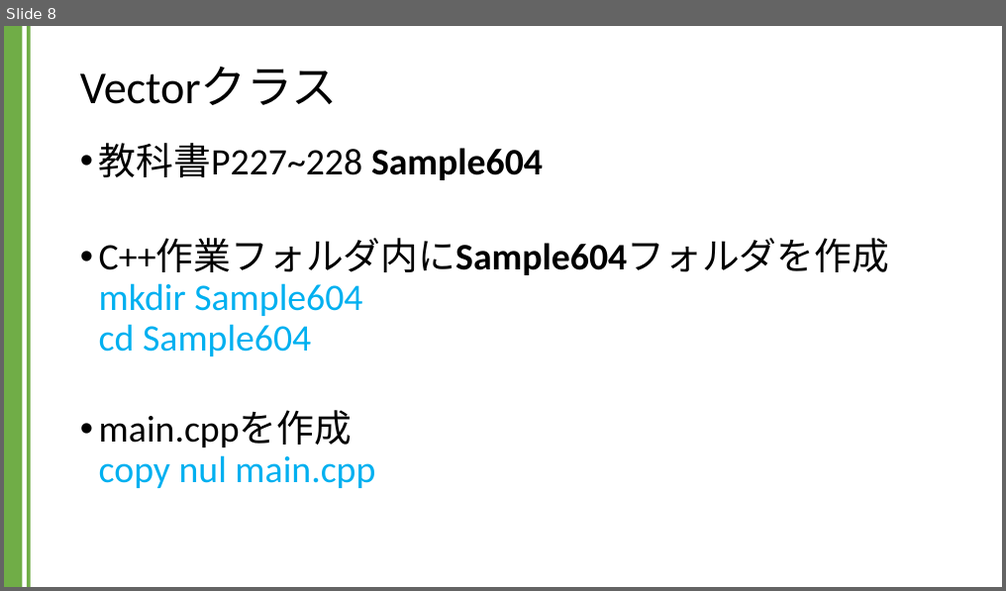
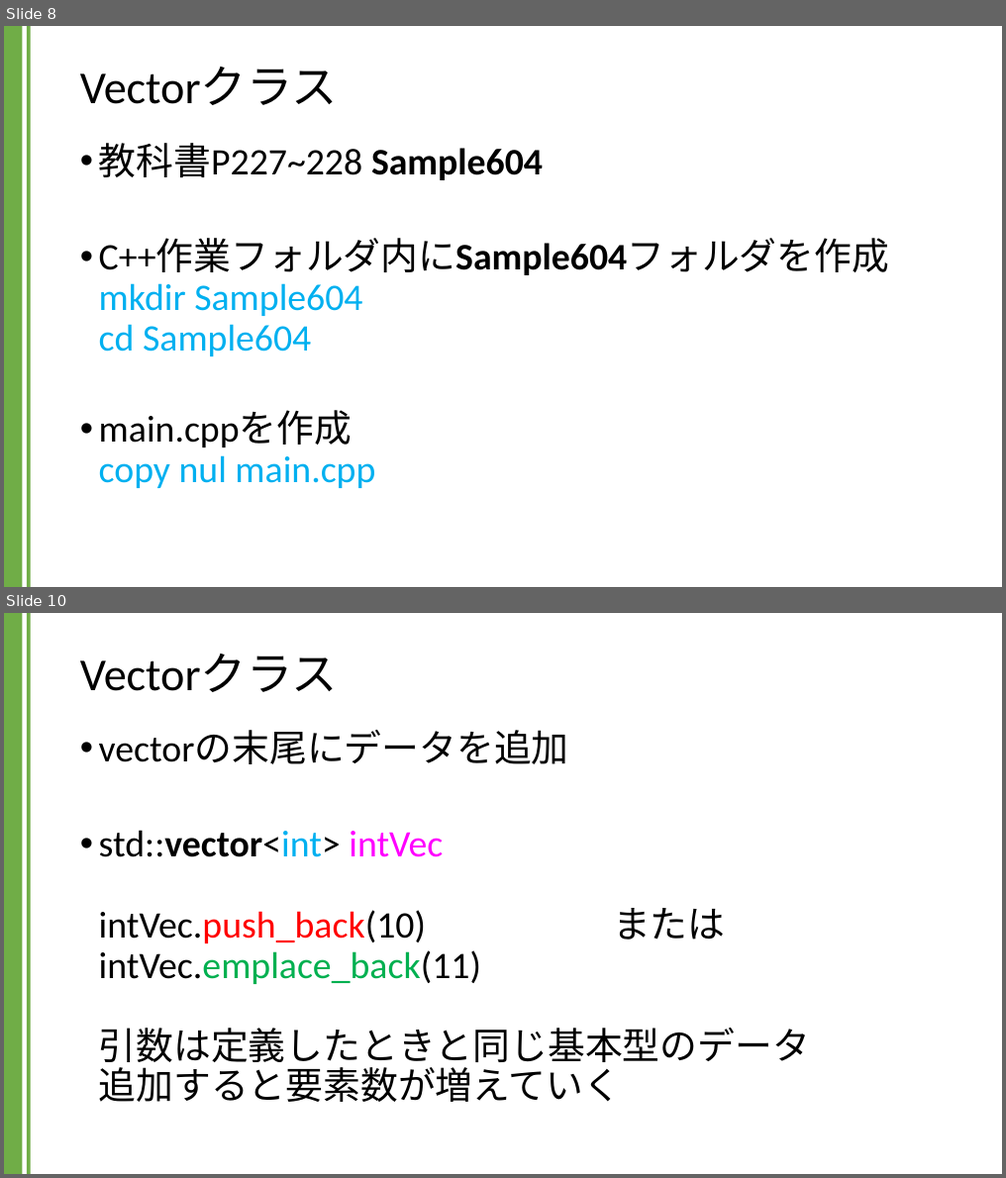
Before and after one commit to kic-murata/cpp2024, a slide deck: 授業資料/講義資料：Vectorクラス.pptx. Shown one above the other, each under a label of ours: slide 8 before the commit, slides 8 and 10 after it; the slides between them are not shown. The pictures are 1006x591 and 1006x1178 pixels, drawn with LibreOffice and Linux fonts; fonts in the diff are those of the drawing. Boxes give left, top, right and bottom in pixels: in the first picture for what was removed or moved away, otherwise in the second. Text is boxed around its words. In the diff, an @@ line names an element or a change of style, - is before the commit and + after.

```diff
--- a/授業資料/講義資料：Vectorクラス.pptx
+++ b/授業資料/講義資料：Vectorクラス.pptx
@@ slide 10 added at bbox=[4, 613, 1002, 1174], background #FFFFFF; not listed: 2 template elements that a slide beside it also shows @@
@@ title added at bbox=[80, 654, 338, 692], 44 pt, text #000000 @@
+Vectorクラス
@@ text added at bbox=[99, 730, 810, 1102], 36 pt, text #000000 @@
+• vectorの末尾にデータを追加
+• std::vector<int> intVec
+  intVec.push_back(10) または
+  intVec.emplace_back(11)
+  引数は定義したときと同じ基本型のデータ
+  追加すると要素数が増えていく
```
Also in this commit, not shown: 4 slides changed, 1 other slide added.
